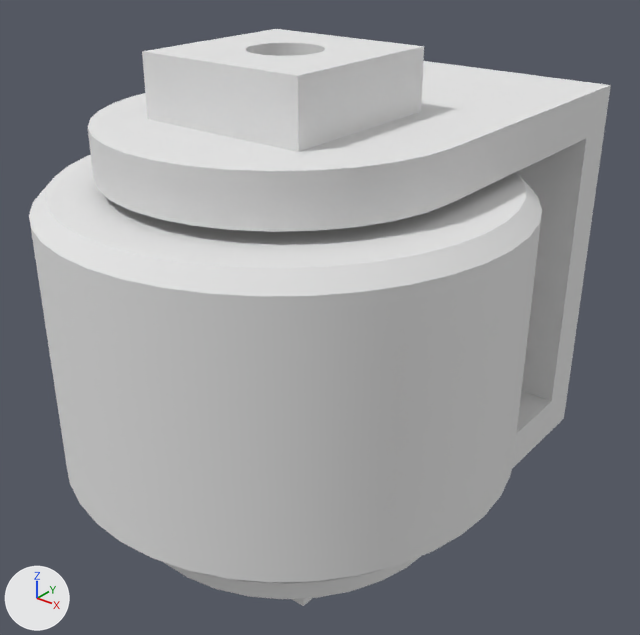
The OBJ model src/assets/models/translation.obj, before and after one commit.
Before and after are seen from a camera (50 mm lens) standing at (45.0, -52.1, 33.4) and looking at (-0.4, 4.6, -1.7). Lighting does not change. The marker at lower left points along +X, +Y and +Z. Where no turn or scale is listed for an object, it has been applied to the vertices.

In view in the first picture: 'translation'.
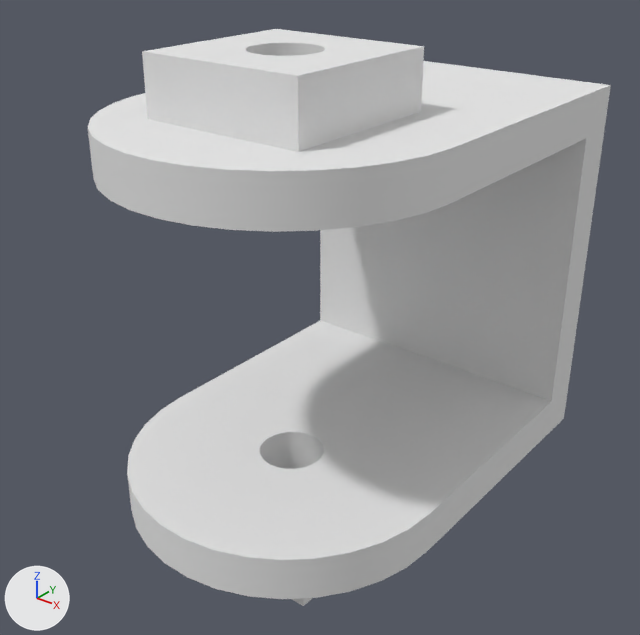
What differs and where, as boxes [x1, y1, x2, y2] in the pictures (640 x 635 px):
'translation', reshaped (10% narrower): before [29, 29, 611, 606]; after [88, 29, 611, 606]
part 1 of me_translation, deleted: before [29, 155, 542, 584]

The change, as a list of edits to the scene's bpy script:
```text
Change me_translation:
    where me_translation.from_pydata(...)  # 454 vertices, 912 faces; spans x -20.0..20.0, y -20.0..32.0, z -22.5..22.5
    used by ob_translation; location = (0.0, 0.0, 0.0)
    me_translation part 1: the loose piece of 206 vertices spanning x -20.0..20.0, y -20.0..20.0, z -12.5..12.5 is deleted
    remove me_translation.materials.append(mat_steel___satin)  # white #e7e7e7
```
